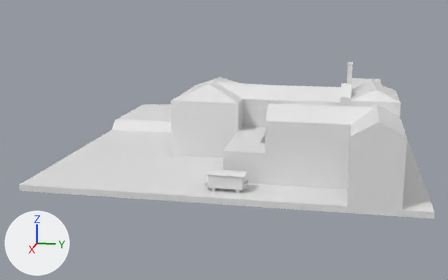
An edit to the glTF model public/astgasse_v0.3.glb, drawn before and after from the same camera.
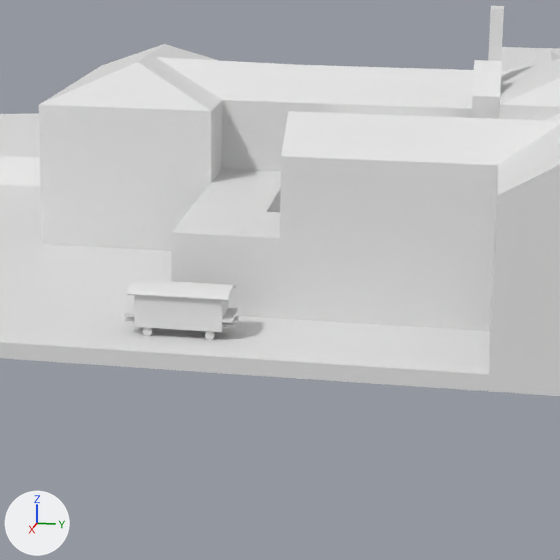
Each version appears first whole from a camera (50 mm lens) standing at (163.4, 28.3, 40.5) and looking at (3.1, -3.8, 0.5), and next in a close-up on the part from 35% to 84% of the width and 21% to 100% of the height. The axes (+X, +Y, +Z) are drawn at lower left. The lights are the same throughout. Where no turn or scale is listed for an object, it has been applied to the vertices. Vertices at the same position are counted once.

Script lines for the objects in view, before the commit:
```python
me_cube_001 = bpy.data.meshes.new('Cube.001')
me_cube_001.from_pydata(...)  # 711 vertices, 1368 faces; spans x 41.44..45.24, y 0.38..9.34, z -0.03..4.1
me_plane = bpy.data.meshes.new('Plane')
me_plane.from_pydata(...)  # 369 vertices, 771 faces; spans x -50.6..48.5, y -38.9..45.3, z -1.4..23.8
ob_gebäude = bpy.data.objects.new('gebäude', me_plane)
ob_gebäude.location = (0.0, 0.0, 0.0)
ob_train = bpy.data.objects.new('train', me_cube_001)
ob_train.location = (0.0, 0.0, 0.0)
```
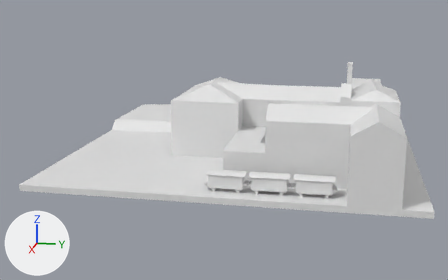
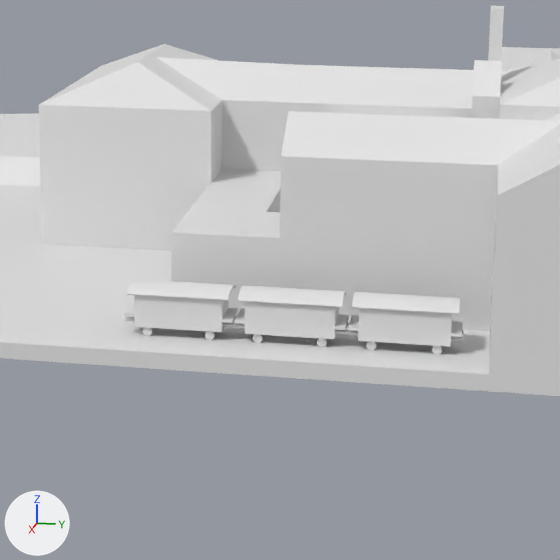
Commit message: array fix

Boxes [x1, y1, x2, y2] around the edits, measured in the close-ups (560 x 560 px):
'train', reshaped (194% wider, 23% taller): before [124, 279, 239, 340]; after [124, 279, 464, 354]
part 1 of me_cube_001, added: after [235, 302, 349, 339]
part 2 of me_cube_001, added: after [238, 285, 347, 308]
part 3 of me_cube_001, added: after [253, 334, 263, 343]
part 4 of me_cube_001, added: after [317, 338, 327, 347]
part 5 of me_cube_001, added: after [348, 309, 463, 347]
part 6 of me_cube_001, added: after [352, 292, 461, 315]
part 7 of me_cube_001, added: after [451, 337, 463, 342]
part 8 of me_cube_001, added: after [366, 341, 376, 350]
part 9 of me_cube_001, added: after [432, 346, 442, 354]
part 10 of me_cube_001, added: after [335, 330, 359, 335]
part 11 of me_cube_001, added: after [234, 323, 245, 328]

Patch to the scene script:
```diff
--- a/public/astgasse_v0.3.glb.py
+++ b/public/astgasse_v0.3.glb.py
@@ me_cube_001 @@
 # used by ob_train; location = (0.0, 0.0, 0.0)
-me_cube_001.from_pydata(...)  # 711 vertices, 1368 faces; spans x 41.44..45.24, y 0.38..9.34, z -0.03..4.1
+me_cube_001.from_pydata(...)  # 2047 vertices, 4084 faces; spans x 41.44..45.24, y 0.38..27.24, z -0.03..4.1
+# me_cube_001 part 1: the loose piece of 97 vertices spanning x 41.74..44.94, y 0.49..9.23, z 0.75..3.98 is copied, and the copy is moved by (0.0, 8.95, 0.0); it spans x 41.74..44.94, y 9.44..18.18, z 0.75..3.98
+# me_cube_001 part 2: the loose piece of 102 vertices spanning x 41.44..45.24, y 0.76..9.0, z 3.44..4.1 is copied, and the copy is moved by (0.0, 8.95, 0.0); it spans x 41.44..45.24, y 9.71..17.95, z 3.44..4.1
+# me_cube_001 part 3: a new loose piece, a 32-sided cylinder along x spanning x 44.671..44.73, y 10.88..11.653, z -0.027..0.746
+# me_cube_001 part 4: a new loose piece, a 32-sided cylinder along x spanning x 44.671..44.73, y 15.971..16.744, z -0.027..0.746
+# me_cube_001 part 5: the loose piece of 97 vertices spanning x 41.74..44.94, y 0.49..9.23, z 0.75..3.98 is copied, and the copy is moved by (0.0, 17.9, 0.0); it spans x 41.74..44.94, y 18.39..27.13, z 0.75..3.98
+# me_cube_001 part 6: the loose piece of 102 vertices spanning x 41.44..45.24, y 0.76..9.0, z 3.44..4.1 is copied, and the copy is moved by (0.0, 17.9, 0.0); it spans x 41.44..45.24, y 18.67..26.9, z 3.44..4.1
+# me_cube_001 part 7: a new loose piece, a 32-sided cylinder along y spanning x 44.12..44.45, y 26.31..27.24, z 1.0..1.33
+# me_cube_001 part 8: a new loose piece, a 32-sided cylinder along x spanning x 44.671..44.73, y 19.832..20.605, z -0.027..0.746
+# me_cube_001 part 9: a new loose piece, a 32-sided cylinder along x spanning x 44.671..44.73, y 24.923..25.695, z -0.027..0.746
+# me_cube_001 part 10: a new loose piece of 103 vertices spanning x 44.12..44.45, y 17.36..19.21, z 1.0..1.33
+# me_cube_001 part 11
+# 31 vertices are added at x 42.22..44.43, y 9.34..10.26, z 1.0..1.33
+# 42 new vertices lie (0.0, 0.92, 0.0) away from vertices in x 42.23..44.45, y 9.34, z 1.0..1.33
+# 12 new vertices lie (0.0, 0.92, 0.0) away from vertices in x 42.3..44.4, y 9.34, z 1.0..1.33
+# 238 new faces join them
```
